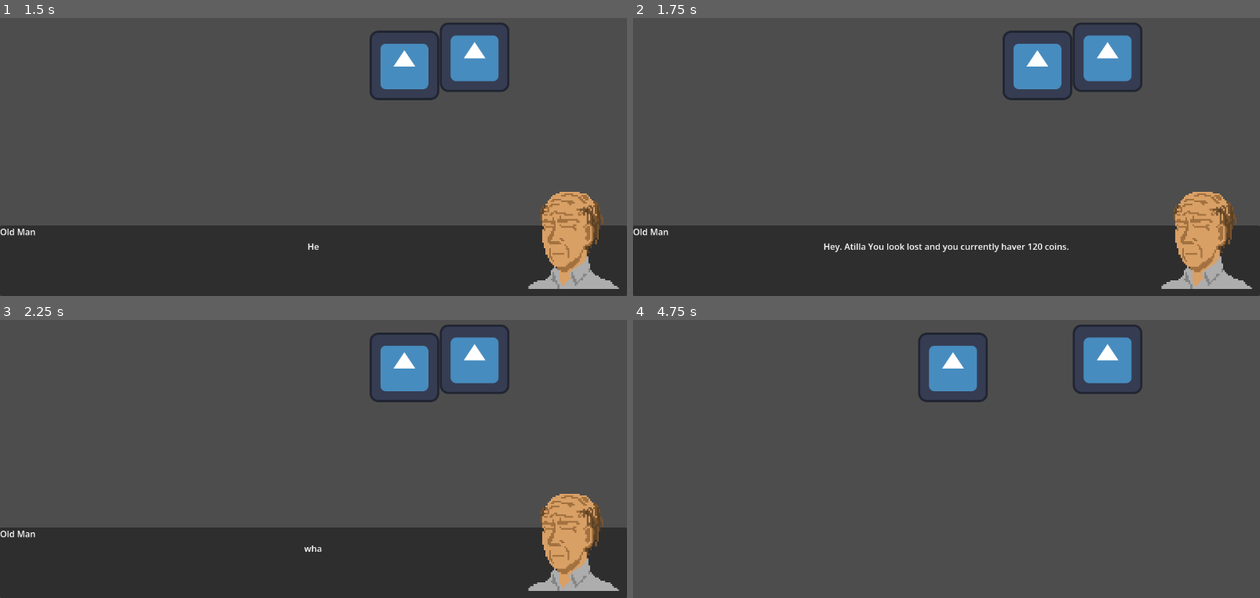
Above: before the commit, frames 1-4 (two rows, left to right).
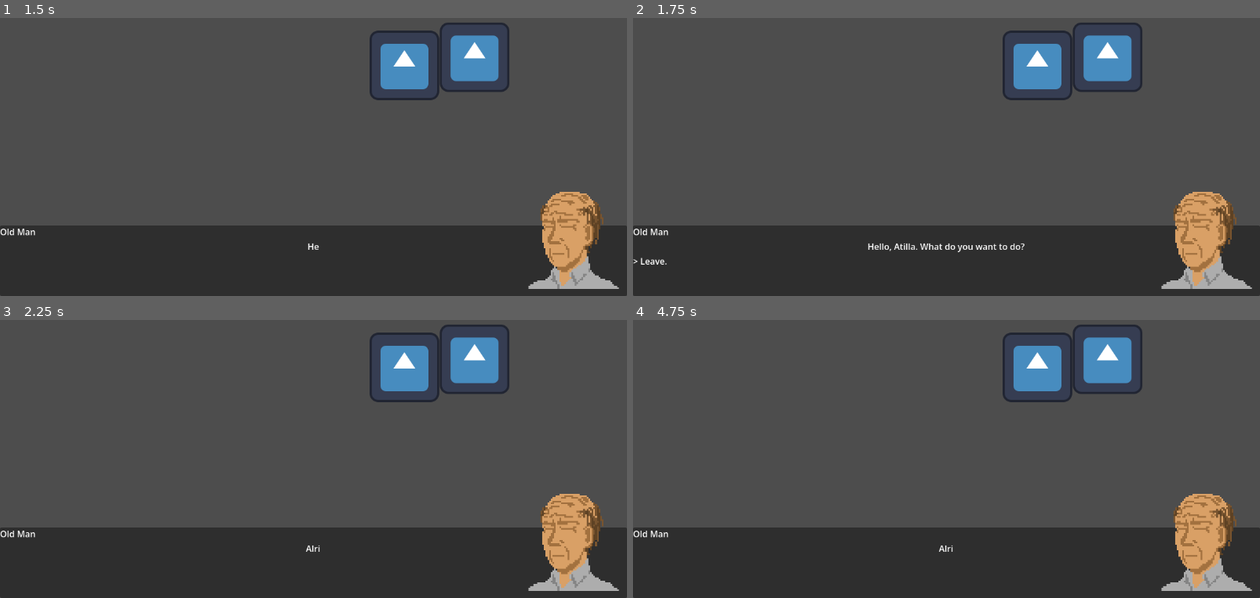
Above: after the commit, the same moments.

Repository: AtillaAkbulut/Godot-Dialogue-Framework
Game: Godot game, scene res://demo_scene.tscn
The game is run twice, just before and just after one commit, with the same random seed, the same clock (stepped at 60 frames per second) and the same inputs. The project has no main scene, so this scene is started directly. The engine's default icon, where the game draws it, is replaced by a stand-in: a white triangle on a blue panel in a dark square.
Inputs:
- Up to frame 1 (1.5 s): tap Enter (ui_accept) at 0.5, 0.77 s; hold D (right) 0.53-1.28 s; hold E (interact) 0.53-1.28 s; hold S (down) from 1.28 s (still down); tap E (interact) at 1.35 s
- Up to frame 2 (1.75 s): keep holding S (down); tap Enter (ui_accept) at 1.52 s
- Up to frame 3 (2.25 s): tap Enter (ui_accept) at 2 s; release S (down) at 2.03 s; hold D (right) from 2.03 s (still down); hold E (interact) from 2.03 s (still down)
- Up to frame 4 (4.75 s): tap Enter (ui_accept) at 2.75, 3.02, 3.5, 3.77, 4.52 s; release D (right) at 2.78 s; release E (interact) at 2.78 s; hold Up (ui_up) 2.78-3.53 s; tap E (interact) at 2.85, 4.35 s; hold E (interact) 3.53-4.28 s; hold A (left) from 3.53 s (still down)

Frame 1 is identical in both runs. In frame 2, 0.6% of the frame differs, in the area x 0-70%, y 81-89%; in frame 3, less than 0.1%; in frame 4, 30%, in the area x 0-100%, y 4-100%.

Commit message:
feat: add conditional dialogue choices

Diff:
--- a/demo_scene.gd
+++ b/demo_scene.gd
@@ -14,8 +14,9 @@
 	GameState.set_variable("player_name", "Atilla")
 	GameState.set_variable("gold", 120)
 
-	GameState.set_flag("quest_1_active", true)
+	GameState.set_flag("quest_1_active", false)
 	GameState.set_flag("has_old_key", false)
+	GameState.set_flag("key_already_given", false)
 
 	DialogueManager.dialogue_event_triggered.connect(
 		_on_dialogue_event_triggered
@@ -25,3 +26,11 @@
 
 func _on_dialogue_event_triggered(event_id: String) -> void:
 	print("Dialogue Event Triggered: ", event_id)
+
+	match event_id:
+		"old_key_given":
+			GameState.set_flag("has_old_key", false)
+			GameState.set_flag("key_already_given", true)
+
+		"quest_1_completed":
+			GameState.set_flag("quest_1_active", false)
--- a/dialogue/dialogue_choice.gd
+++ b/dialogue/dialogue_choice.gd
@@ -4,8 +4,16 @@
 var text: String = ""
 var next_node_id: String = ""
 var events: Array = []
+var conditions: Array = []
 
-func _init(_text: String = "", _next_node_id: String = "", _events: Array = []) -> void:
+
+func _init(
+	_text: String = "",
+	_next_node_id: String = "",
+	_events: Array = [],
+	_conditions: Array = []
+) -> void:
 	text = _text
 	next_node_id = _next_node_id
 	events = _events
+	conditions = _conditions
--- a/dialogue/dialogue_example.json
+++ b/dialogue/dialogue_example.json
@@ -6,54 +6,62 @@
   "start": "intro",
   "nodes": {
 	"intro": {
-	  "text": "Hey. {player_name} You look lost and you currently haver {gold} coins.",
-	  "commands": [
-		{
-			"type": "set_text_speed",
-			"value": 15
-		}
-	  ],
-	  "next": "question"
-	},
-	"question": {
-	  "text": "what do you want to do?",
+	  "text": "Hello, {player_name}. What do you want to do?",
 	  "choices": [
 		{
-		  "text": "pay {gold} coins",
-		  "next": "yes",
-		  "events": [
-			"choice_yes_selected",
-            "tutorial_choice_used"
+		  "text": "Give the old key.",
+		  "next": "give_key",
+		  "conditions": [
+			"has_old_key",
+            "!key_already_given"
 		  ]
 		},
 		{
-		  "text": "leave, {player_name}",
-		  "next": "no",
-		  "events": [
-            "choice_no_selected"
+		  "text": "Ask about the quest.",
+		  "next": "ask_quest",
+		  "conditions": [
+			"quest_1_active",
+            "!key_already_given"
 		  ]
+		},
+		{
+		  "text": "Ask about the key you returned.",
+		  "next": "after_key_given",
+		  "condition": "key_already_given"
+		},
+		{
+		  "text": "Leave.",
+		  "next": "leave"
 		}
 	  ]
 	},
-	"yes": {
-	  "text": "Then follow the road to the station.",
-	  "commands": [
-		{
-			"type": "set_text_speed",
-			"value": 80
-		}
-	  ],
+
+	"give_key": {
+	  "text": "You found it. Thank you. I thought I had lost it forever.",
 	  "events": [
-		"old_man_help_accepted",
-        "achievement_first_help"
+		"old_key_given",
+        "quest_1_completed"
 	  ],
 	  "end": true
 	},
-	"no": {
-	  "text": "Alright. Stay safe.",
-	  "events": [
-        "old_man_help_declined"
+
+	"ask_quest": {
+	  "text": "I am still waiting for the old key. Please let me know if you find it.",
+	  "conditions": [
+		"quest_1_active",
+        "!key_already_given"
 	  ],
+	  "end": true
+	},
+
+	"after_key_given": {
+	  "text": "Thanks again for returning the key. You really helped me.",
+	  "condition": "key_already_given",
+	  "end": true
+	},
+
+	"leave": {
+	  "text": "Alright. Come back if you need anything.",
 	  "end": true
 	}
   }
--- a/dialogue/dialogue_loader.gd
+++ b/dialogue/dialogue_loader.gd
@@ -63,7 +63,8 @@
 		var choice := DialogueChoice.new(
 			raw_choice.get("text", ""),
 			raw_choice.get("next", ""),
-			_load_events(raw_choice)
+			_load_events(raw_choice),
+			_load_conditions(raw_choice)
 		)
 
 		choices.append(choice)
@@ -105,3 +106,12 @@
 		commands.append(command)
 
 	return commands
+
+static func _load_conditions(data: Dictionary) -> Array:
+	if data.has("conditions") and typeof(data["conditions"]) == TYPE_ARRAY:
+		return data["conditions"].duplicate()
+
+	if data.has("condition") and typeof(data["condition"]) == TYPE_STRING:
+		return [data["condition"]]
+
+	return []
--- a/dialogue/dialogue_manager.gd
+++ b/dialogue/dialogue_manager.gd
@@ -152,6 +152,7 @@
 		return
 
 	_request_commands(current_node.commands)
+
 	var resolved_text := DialogueVariableResolver.resolve_text(
 		current_node.text
 	)
@@ -160,7 +161,9 @@
 	_trigger_events(current_node.events)
 
 	if current_node.choices.size() > 0:
-		current_choices = current_node.choices
+		current_choices = _filter_available_choices(
+			current_node.choices
+		)
 
 func request_choices_after_text_finished() -> void:
 	if current_choices.is_empty():
@@ -168,6 +171,7 @@
 		return
 
 	state = DialogueState.CHOOSING
+
 	var resolved_choice_texts := _resolve_choice_texts(
 		current_choices
 	)
@@ -257,3 +261,19 @@
 		resolved_texts.append(resolved_text)
 
 	return resolved_texts
+
+func _filter_available_choices(choices: Array) -> Array:
+	var available_choices: Array = []
+
+	for choice in choices:
+		if choice == null:
+			continue
+
+		if not choice is DialogueChoice:
+			push_warning("Invalid dialogue choice object.")
+			continue
+
+		if DialogueConditionResolver.evaluate_all(choice.conditions):
+			available_choices.append(choice)
+
+	return available_choices
